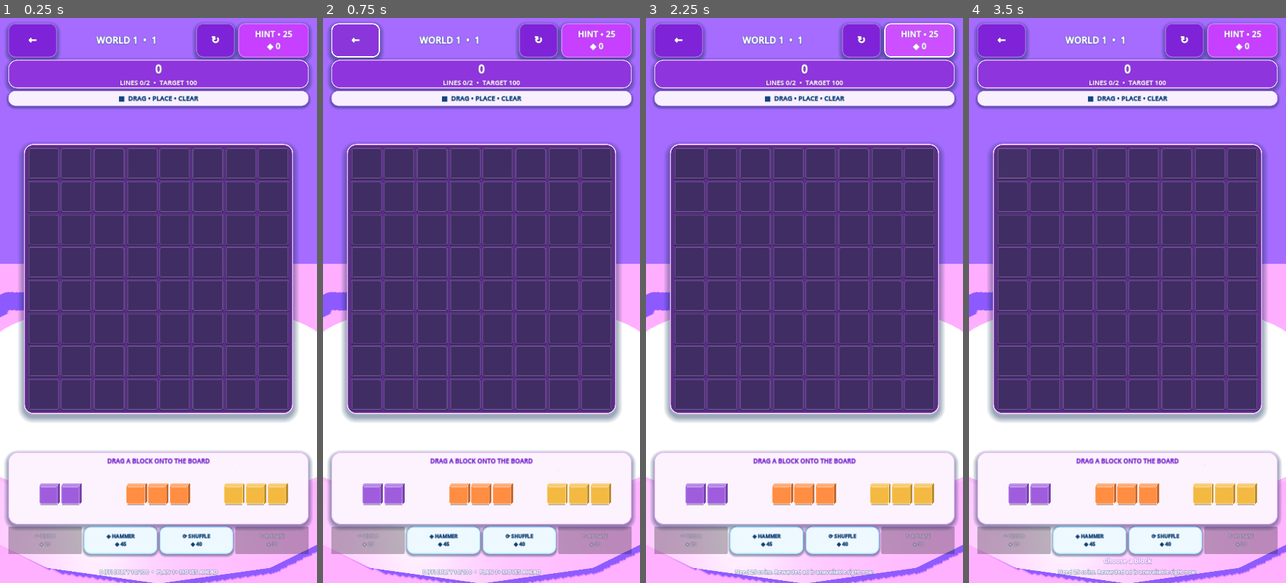
Above: before the commit, frames 1-4 (left to right).
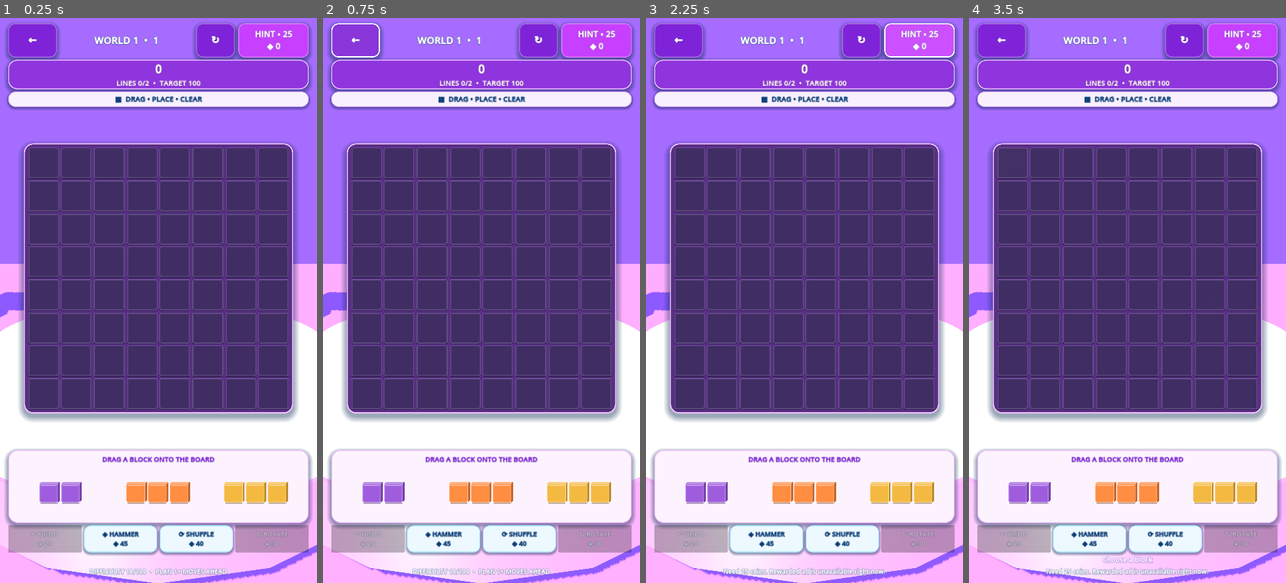
Above: after the commit, the same moments.

Repository: eghosa001/unjam
Game: Godot game, scene res://scenes/BlockPuzzle.tscn
The game is run twice, just before and just after one commit, with the same random seed, the same clock (stepped at 60 frames per second) and the same inputs. This scene is started directly instead of the project's main scene.
Inputs (mouse positions are in pixels of both pictures, inside the frame that each line leads up to):
- Up to frame 1 (0.25 s): no input
- Up to frame 2 (0.75 s): click "←" at 0.5 s
- Up to frame 3 (2.25 s): click "↻" at 1.25 s; click "HINT • 25 ◈ 0" at 2 s
- Up to frame 4 (3.5 s): click (1013, 164) at 2.77 s

The runs differ from the first frame. In frame 1, 8.1% of the frame differs, in the area x 2-98%, y 3-99%; in frame 2, 8.1%; in frame 3, 8.1%; in frame 4, 8.2%.

Commit message:
Premium readability: prevent compact Block Puzzle downgrades

Diff:
--- a/scripts/game/block_puzzle_final_polish.gd
+++ b/scripts/game/block_puzzle_final_polish.gd
@@ -239,9 +239,9 @@
 
 	var header := find_child("BlockHeader", true, false) as HBoxContainer
 	if header != null:
-		header.custom_minimum_size.y = 60.0 if compact else 78.0
+		header.custom_minimum_size.y = 72.0 if compact else 82.0
 		header.add_theme_constant_override("separation", 6 if compact_width else 12)
-	for spec in [["BackAction", 58.0, 54.0, 28], ["RetryAction", 58.0, 54.0, 28], ["HintAction", 104.0, 56.0, 18]]:
+	for spec in [["BackAction", 74.0, 68.0, 32], ["RetryAction", 74.0, 68.0, 32], ["HintAction", 120.0, 68.0, 22]]:
 		var button := find_child(String(spec[0]), true, false) as Button
 		if button == null:
 			continue
@@ -249,7 +249,7 @@
 			button.custom_minimum_size = Vector2(float(spec[1]), float(spec[2]))
 			button.add_theme_font_size_override("font_size", int(spec[3]))
 	if title_label != null:
-		title_label.add_theme_font_size_override("font_size", 22 if compact_width else (26 if viewport_size.x < 900.0 else 31))
+		title_label.add_theme_font_size_override("font_size", 27 if compact_width else (29 if viewport_size.x < 900.0 else 33))
 
 	var score_card := find_child("BlockScoreCard", true, false) as PanelContainer
 	if score_card != null:
@@ -257,38 +257,38 @@
 	if score_label != null:
 		score_label.add_theme_font_size_override("font_size", 31 if compact else 39)
 	if goal_label != null:
-		goal_label.add_theme_font_size_override("font_size", 18 if compact_width else (20 if viewport_size.x < 900.0 else 22))
+		goal_label.add_theme_font_size_override("font_size", 21 if compact_width else (22 if viewport_size.x < 900.0 else 24))
 
 	var objective_card := find_child("BlockObjectiveCard", true, false) as PanelContainer
 	if objective_card != null:
 		objective_card.custom_minimum_size.y = 42.0 if compact_height else 52.0
 	var objective_label := find_child("BlockObjectiveLabel", true, false) as Label
 	if objective_label != null:
-		objective_label.add_theme_font_size_override("font_size", 18 if compact_width else 22)
+		objective_label.add_theme_font_size_override("font_size", 21 if compact_width else 24)
 
 	var tray := find_child("BlockTray", true, false) as PanelContainer
 	if tray != null:
 		tray.custom_minimum_size.y = 150.0 if viewport_size.y < 1050.0 else (174.0 if viewport_size.y < 1400.0 else 218.0)
 	var tray_title := find_child("BlockTrayTitle", true, false) as Label
 	if tray_title != null:
-		tray_title.add_theme_font_size_override("font_size", 18 if compact_width else 21)
+		tray_title.add_theme_font_size_override("font_size", 21 if compact_width else 23)
 	if piece_row != null:
 		piece_row.add_theme_constant_override("separation", 8 if compact_width else 18)
 		piece_row.custom_minimum_size.y = 112.0 if viewport_size.y < 1050.0 else (136.0 if viewport_size.y < 1400.0 else 180.0)
 
 	var boosters := find_child("CampaignBoosters", true, false) as HBoxContainer
 	if boosters != null:
-		boosters.custom_minimum_size.y = 48.0 if compact_height else 58.0
+		boosters.custom_minimum_size.y = 68.0 if compact_height else 74.0
 		boosters.add_theme_constant_override("separation", 4 if compact_width else 8)
 		for child in boosters.get_children():
 			if child is Button:
-				(child as Button).add_theme_font_size_override("font_size", 15 if compact_width else 17)
+				(child as Button).add_theme_font_size_override("font_size", 20 if compact_width else 22)
 	if status_label != null:
-		status_label.add_theme_font_size_override("font_size", 18 if compact_width else 22)
-		status_label.custom_minimum_size.y = 26.0 if compact_height else 32.0
+		status_label.add_theme_font_size_override("font_size", 21 if compact_width else 23)
+		status_label.custom_minimum_size.y = 30.0 if compact_height else 34.0
 	if hint_label != null:
-		hint_label.add_theme_font_size_override("font_size", 16 if compact_width else 18)
-		hint_label.custom_minimum_size.y = 24.0 if compact_height else 28.0
+		hint_label.add_theme_font_size_override("font_size", 20 if compact_width else 21)
+		hint_label.custom_minimum_size.y = 28.0 if compact_height else 30.0
 
 	var side_margin := 16.0 if compact_width else 28.0
 	var width_budget := maxf(260.0, viewport_size.x - side_margin * 2.0 - 18.0)
